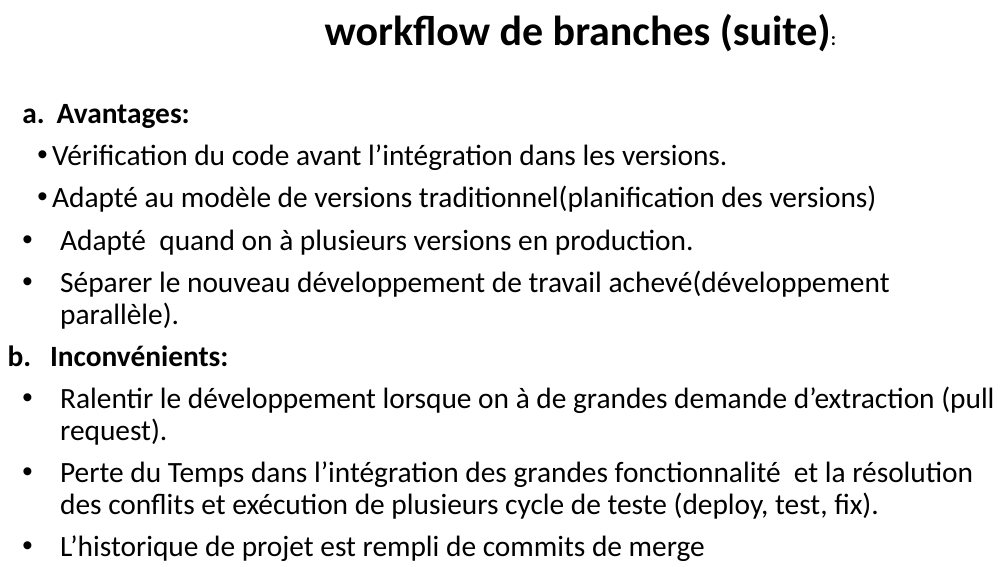
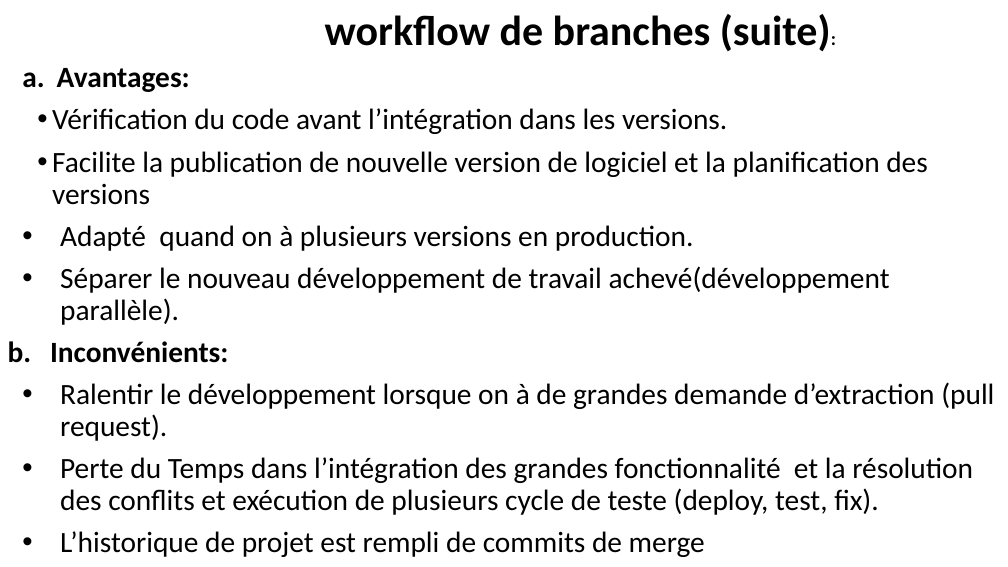
Before and after one commit to belakebiboussad/form, a slide deck: slide 20 of Formation Git.pptx (slide 19 before the commit). Drawn at 1008x567 pixels with LibreOffice and Linux fonts; fonts in the diff are those of the drawing. Boxes give left, top, right and bottom in pixels: in the first picture for what was removed or moved away, otherwise in the second. Text is boxed around its words. In the diff, an @@ line names an element or a change of style, - is before the commit and + after.

```diff
--- a/Formation Git.pptx
+++ b/Formation Git.pptx
@@ text "Avantages:": place and size @@
-text "Avantages:" at <box>50,104,994,561</box>
+text "Avantages:" at <box>50,68,994,557</box>
@@ text at <box>52,151,928,205</box>: text changed @@
-• Adapté au modèle de versions traditionnel(planification des versions)
+• Facilite la publication de nouvelle version de logiciel et la planification des versions
```
Also in this commit, not shown: 9 other slides changed, 3 slides added, 1 other file.
